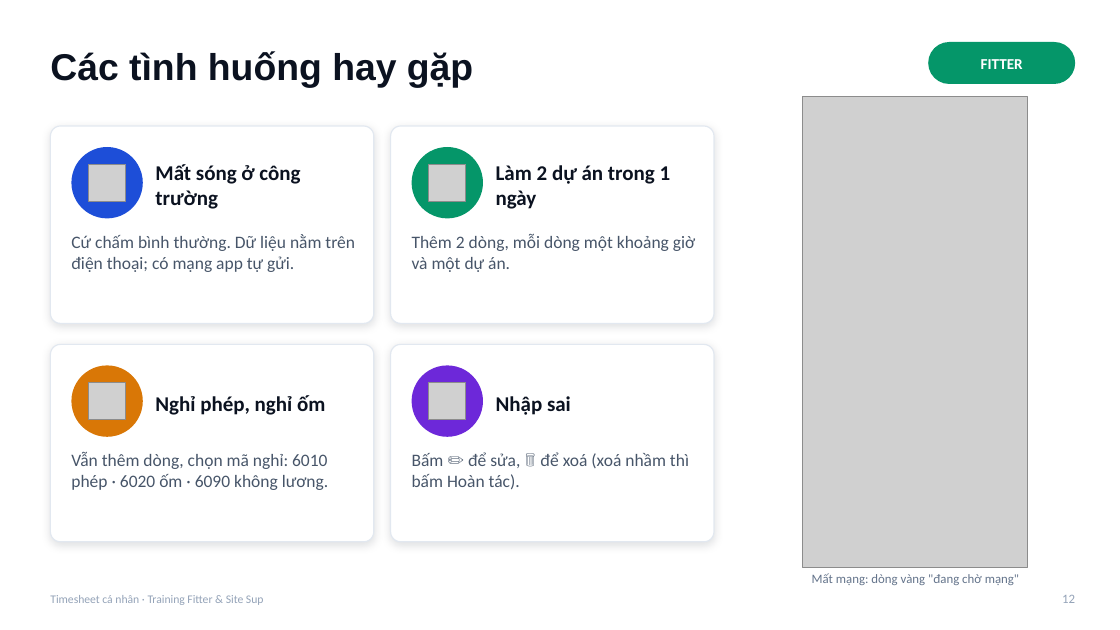
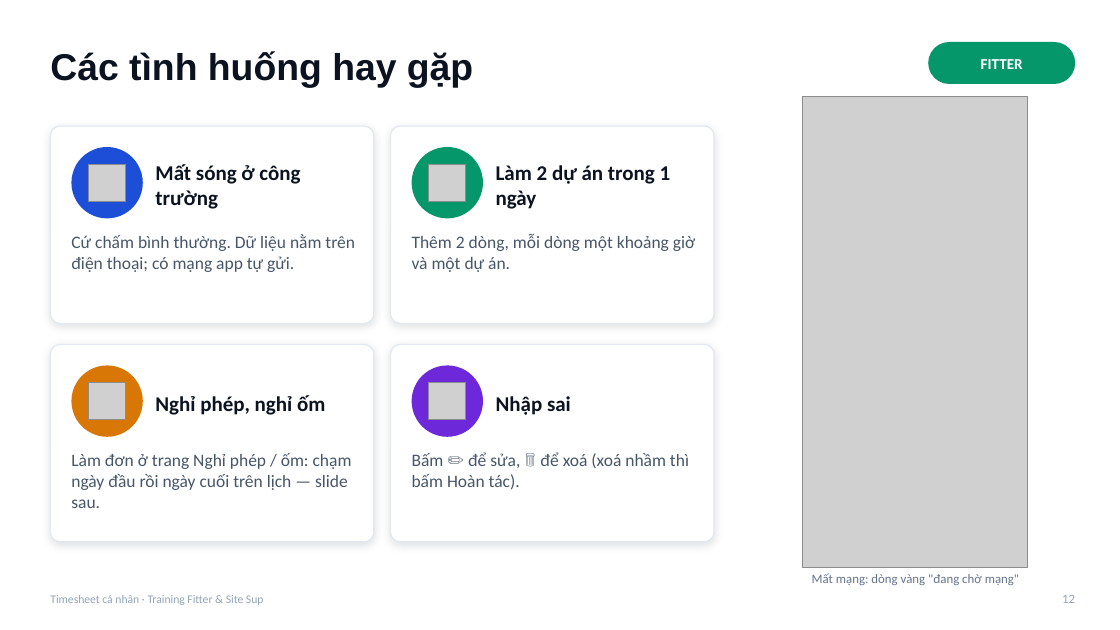
Before and after one commit to xaxa9ztb/TrackingTS, a slide deck: slide 12 of docs/Training-Timesheet-Fitter-GiamSat.pptx. Drawn at 1120x630 pixels with LibreOffice and Linux fonts; fonts in the diff are those of the drawing; grey boxes stand for pictures. Boxes give left, top, right and bottom in pixels: in the first picture for what was removed or moved away, otherwise in the second. Text is boxed around its words. In the diff, an @@ line names an element or a change of style, - is before the commit and + after.

```diff
--- a/docs/Training-Timesheet-Fitter-GiamSat.pptx
+++ b/docs/Training-Timesheet-Fitter-GiamSat.pptx
@@ text at box(71, 453, 352, 508): text changed @@
-Vẫn thêm dòng, chọn mã nghỉ: 6010 phép · 6020 ốm · 6090 không lương.
+Làm đơn ở trang Nghỉ phép / ốm: chạm ngày đầu rồi ngày cuối trên lịch — slide sau.
```
Also in this commit, not shown: 2 other slides changed, 1 slide added, 18 other files.
